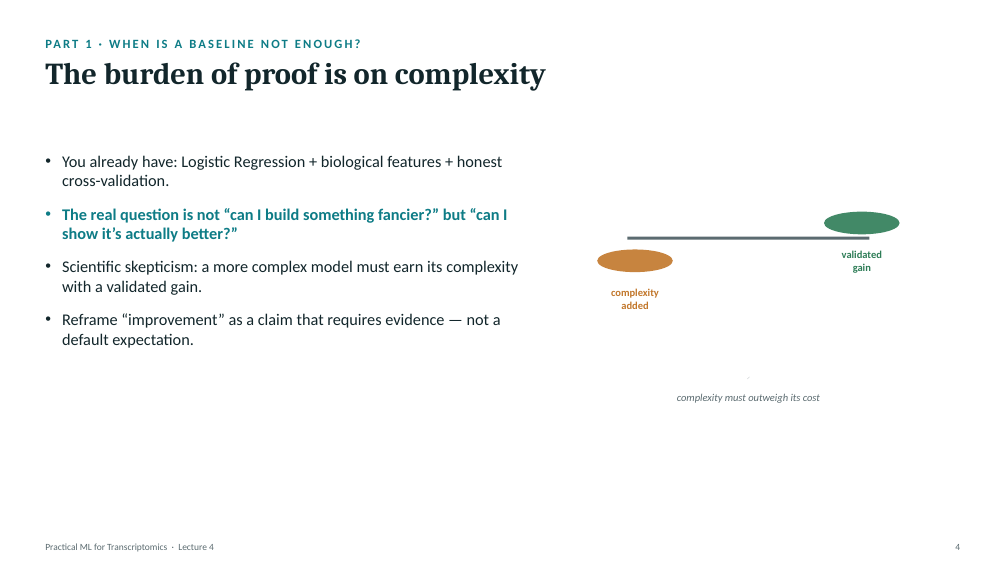
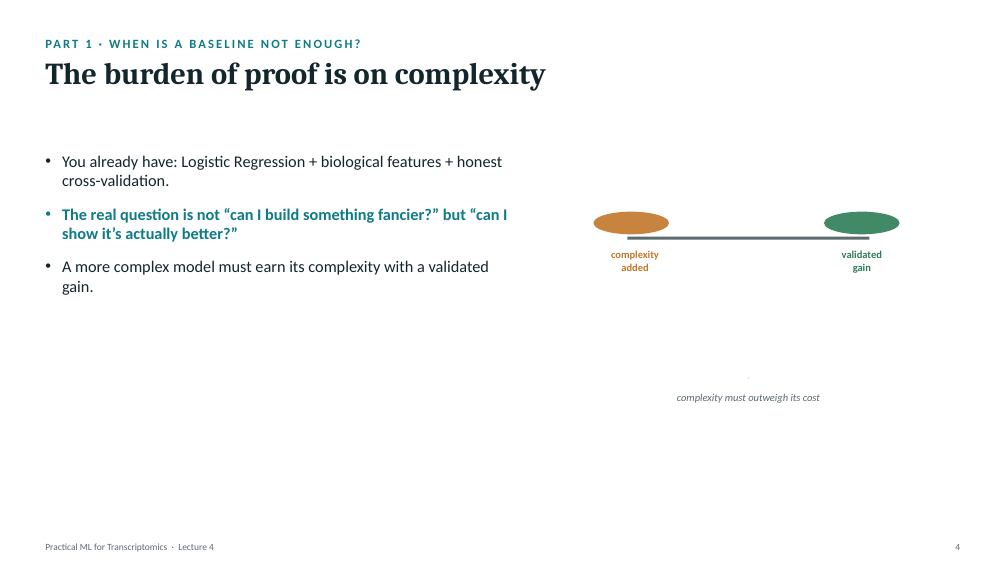
Before and after one commit to zhanyinx/ml26, a slide deck: slide 4 of lessons/lesson04_model_validation/theory/slides/Lecture4 - Model Improvement, Validation, and Interpretation.pptx. Drawn at 1008x567 pixels with LibreOffice and Linux fonts; fonts in the diff are those of the drawing. Boxes give left, top, right and bottom in pixels: in the first picture for what was removed or moved away, otherwise in the second. Text is boxed around its words. In the diff, an @@ line names an element or a change of style, - is before the commit and + after.

```diff
--- a/lessons/lesson04_model_validation/theory/slides/Lecture4 - Model Improvement, Validation, and Interpretation.pptx
+++ b/lessons/lesson04_model_validation/theory/slides/Lecture4 - Model Improvement, Validation, and Interpretation.pptx
@@ text "complexity": place and size @@
-text "complexity" at <box>611,288,659,309</box>
+text "complexity" at <box>611,250,659,271</box>
@@ ellipse: place and size @@
-ellipse at <box>597,250,673,272</box>
+ellipse at <box>594,212,669,234</box>
@@ text at <box>62,260,489,295</box>: text changed @@
-• Scientific skepticism: a more complex model must earn its complexity with a validated gain.
-• Reframe “improvement” as a claim that requires evidence — not a default expectation.
+• A more complex model must earn its complexity with a validated gain.
```
Also in this commit, not shown: 18 other slides changed, 4 slides added, 4 slides removed.
